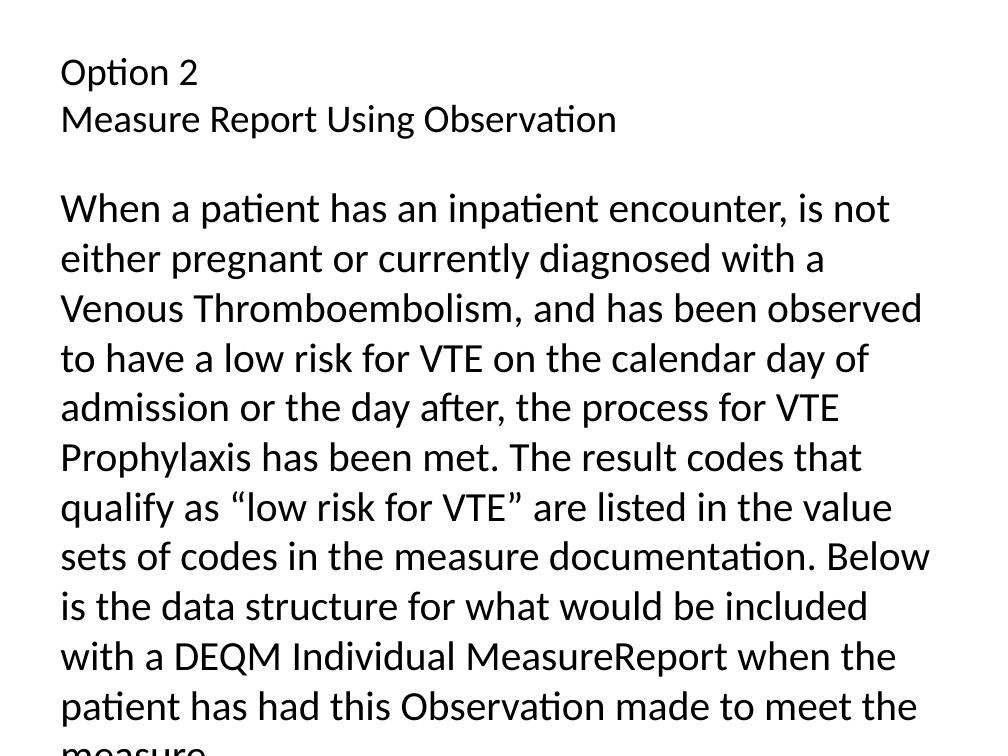
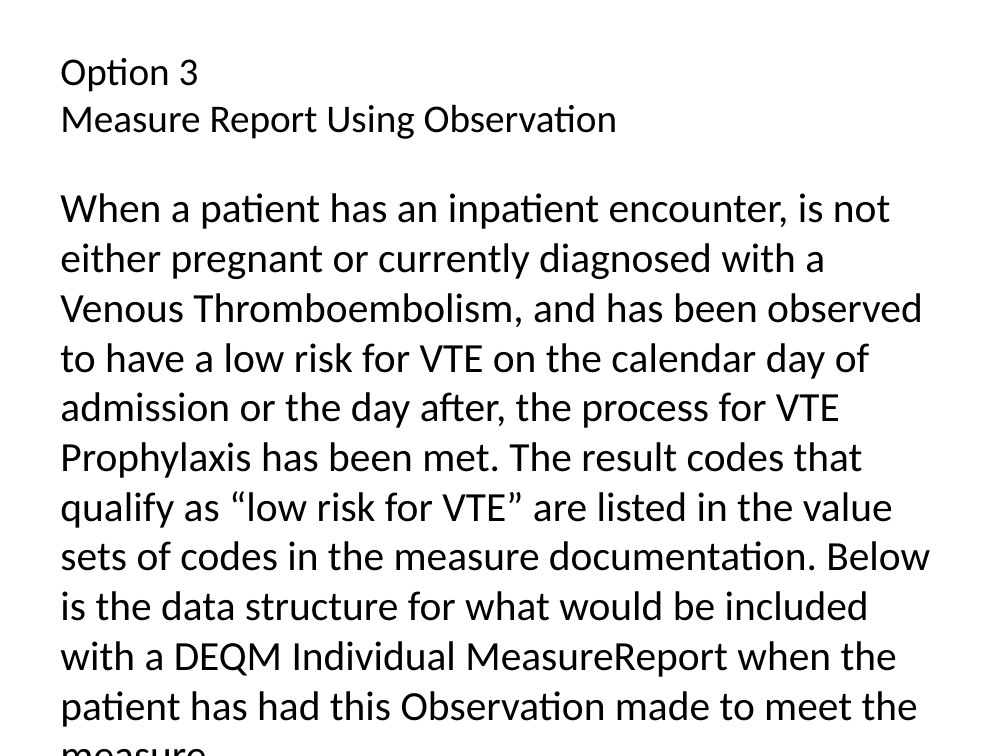
Before and after one commit to HL7/davinci-deqm, a slide deck: slide 7 of source/pages/assets/images/source/DEQM Resource Diagram - VTE.pptx. Drawn at 1008x756 pixels with LibreOffice and Linux fonts; fonts in the diff are those of the drawing. Boxes give left, top, right and bottom in pixels: in the first picture for what was removed or moved away, otherwise in the second. Text is boxed around its words. In the diff, an @@ line names an element or a change of style, - is before the commit and + after.

```diff
--- a/source/pages/assets/images/source/DEQM Resource Diagram - VTE.pptx
+++ b/source/pages/assets/images/source/DEQM Resource Diagram - VTE.pptx
@@ title at box(60, 58, 618, 139): text changed @@
-Option 2
-Measure Report Using Observation
+Option 3
+Measure Report Using Observation
```
Also in this commit, not shown: 4 other slides changed, 8 slides added, 1 slide removed, 9 other files.
